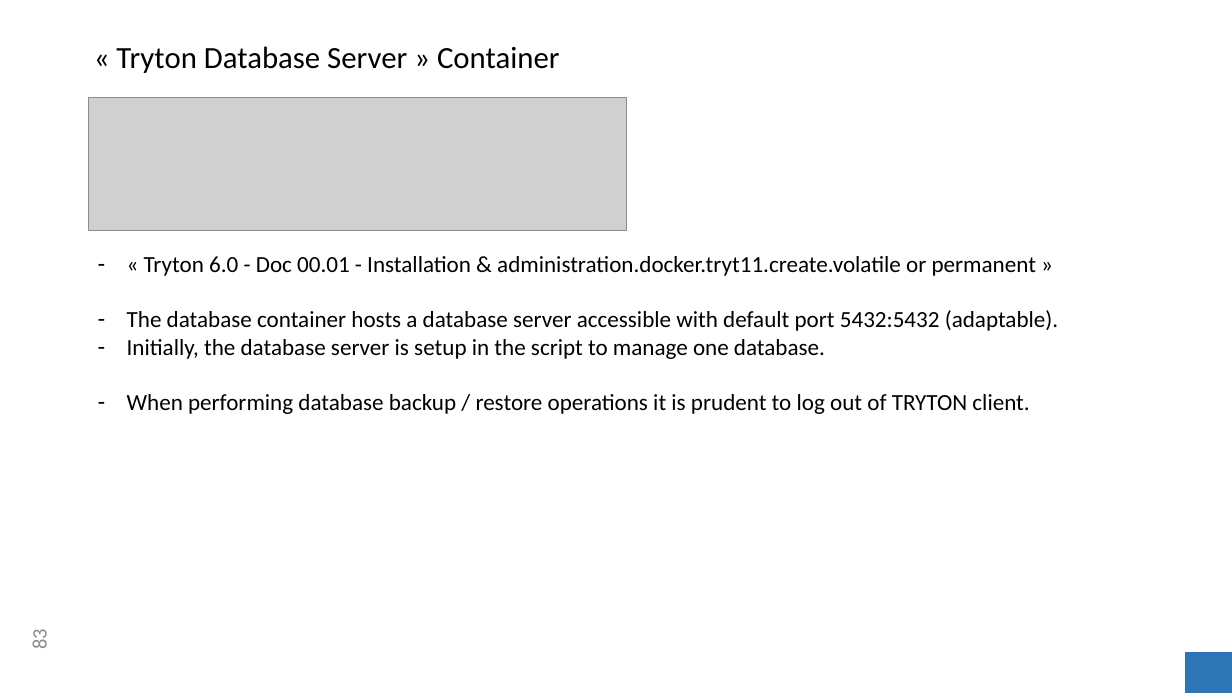
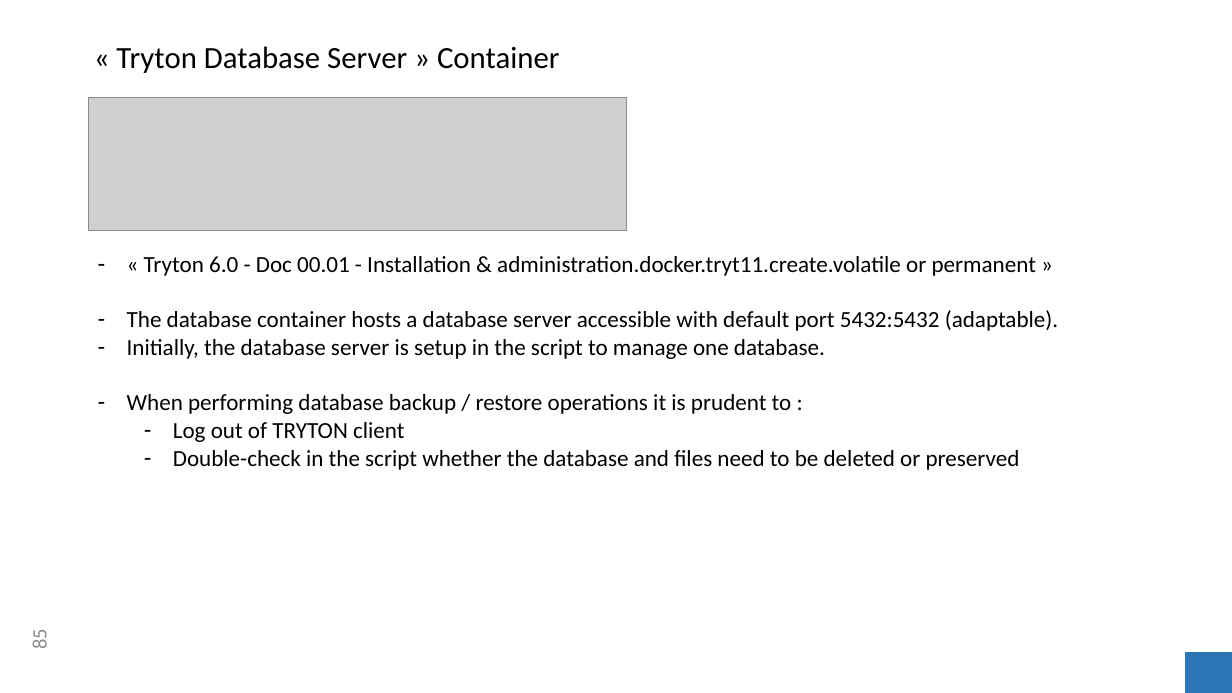
Before and after one commit to clixwise/tryton-by-example, a slide deck: slide 85 of Tryton 6.0 - Doc 00.01 - Installation & administration.pptx (slide 83 before the commit). Drawn at 1232x693 pixels with LibreOffice and Linux fonts; fonts in the diff are those of the drawing; grey boxes stand for pictures. Boxes give left, top, right and bottom in pixels: in the first picture for what was removed or moved away, otherwise in the second. Text is boxed around its words. In the diff, an @@ line names an element or a change of style, - is before the commit and + after.

```diff
--- a/Tryton 6.0 - Doc 00.01 - Installation & administration.pptx
+++ b/Tryton 6.0 - Doc 00.01 - Installation & administration.pptx
@@ text at (x1=127, y1=394, x2=1020, y2=470): text changed @@
-– When performing database backup / restore operations it is prudent to log out of TRYTON client.
+– When performing database backup / restore operations it is prudent to :
+  – Log out of TRYTON client
+  – Double-check in the script whether the database and files need to be deleted or preserved
@@ page number at (x1=27, y1=631, x2=52, y2=648): text changed @@
-83
+85
```
Also in this commit, not shown: 10 other slides changed, 4 slides added, 2 slides removed, 14 other files.
